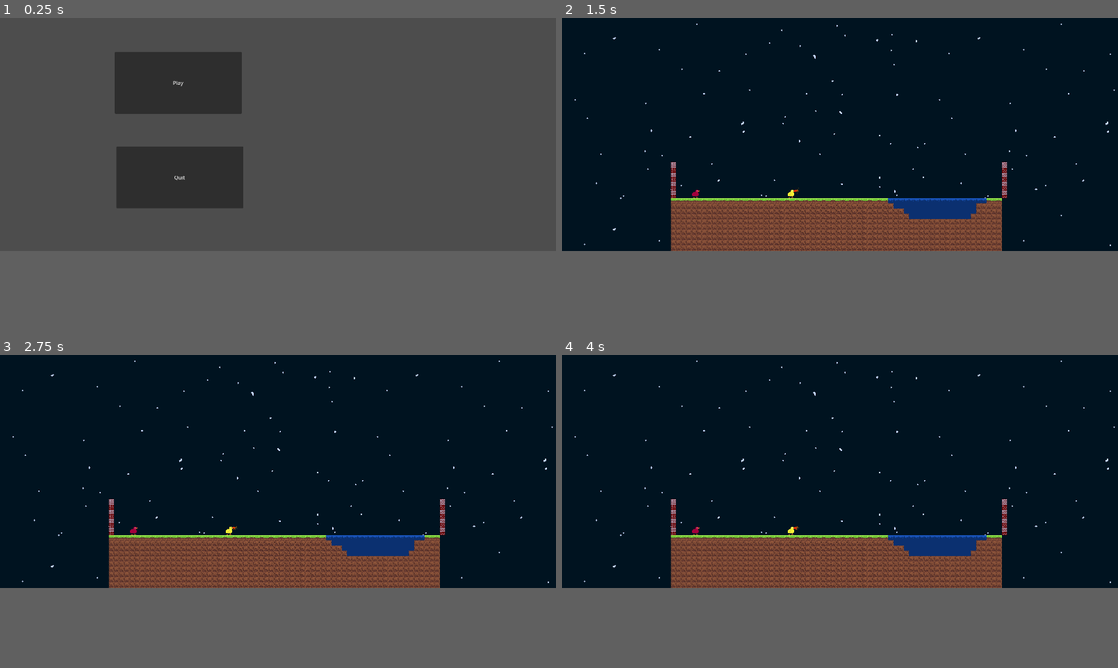
Above: before the commit, frames 1-4 (two rows, left to right).
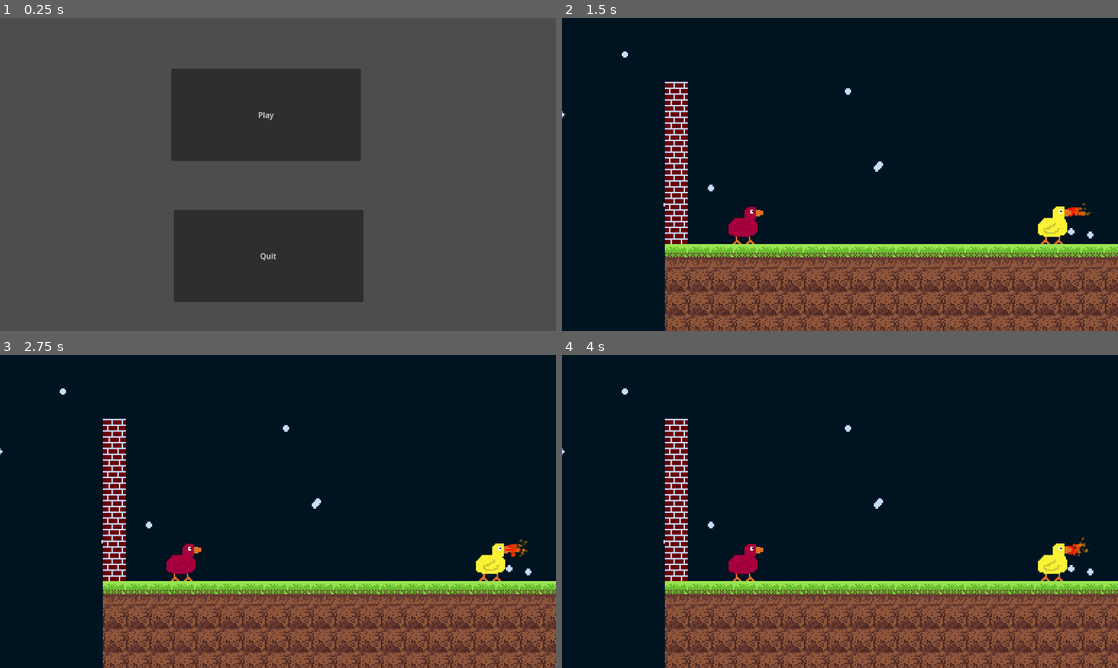
Above: after the commit, the same moments.

Repository: davebroc/DuckGame
Game: Godot game, scene res://Menu.tscn
The game is run twice, just before and just after one commit, with the same random seed, the same clock (stepped at 60 frames per second) and the same inputs.
Inputs:
- Up to frame 1 (0.25 s): no input
- Up to frame 2 (1.5 s): click "Play" at 0.5 s
- Up to frame 3 (2.75 s): no input
- Up to frame 4 (4 s): no input
The window is 800x335 before the commit and 800x450 after it. Grey fills any space a smaller window leaves; there, only what the larger window draws over its background counts as a difference.

The runs differ from the first frame. In frame 1, 24% of the frame differs, in the area x 20-66%, y 10-91%; in frame 2, 29%; in frame 3, 29%, in the area x 0-100%, y 1-100%; in frame 4, 29%.

Commit message:
camera following two players

Diff:
--- /dev/null
+++ b/Camera.gd
@@ -0,0 +1,22 @@
+extends Camera2D
+
+@onready var player1 =  get_node("../Player")
+@onready var player2 =  get_node("../Player2")
+
+func _ready():
+	pass
+
+const default_zoom = 3
+
+func _process(delta):
+	var player1Position = player1.get("position")
+	var player2Position = player2.get("position")
+
+	var offset = (player1Position + player2Position) / 2
+	set("position", offset)
+
+	var zoom_factor1 = 12 * abs(player1Position.x-player2Position.x)/(1152 -100)
+	var zoom_factor2 = 12 * abs(player1Position.y-player2Position.y)/(648-100)
+	var zoom_factor = max(max(zoom_factor1, zoom_factor2), default_zoom)
+
+	self.zoom = Vector2(pow(default_zoom, 2) /zoom_factor, pow(default_zoom, 2) /zoom_factor)
--- /dev/null
+++ b/Camera.tscn
@@ -0,0 +1,5 @@
+[gd_scene format=3 uid="uid://cqhworqfpidxd"]
+
+[node name="Node2D" type="Node2D"]
+
+[node name="Camera2D" type="Camera2D" parent="."]
--- a/World.tscn
+++ b/World.tscn
@@ -1,16 +1,14 @@
-[gd_scene load_steps=5 format=3 uid="uid://d3jr2gj01lkjg"]
+[gd_scene load_steps=6 format=3 uid="uid://d3jr2gj01lkjg"]
 
 [ext_resource type="PackedScene" uid="uid://xbn0uglicg2h" path="res://Player/Player.tscn" id="1_fdrln"]
 [ext_resource type="PackedScene" uid="uid://bfgn7ju7t67ge" path="res://map_blank.tscn" id="3_kyqgi"]
 [ext_resource type="Texture2D" uid="uid://i67qdvo15dxc" path="res://night_sky.png" id="3_l7nqc"]
 [ext_resource type="PackedScene" uid="uid://cvedtvu02lwwj" path="res://Player/Player2.tscn" id="4_yx33w"]
+[ext_resource type="Script" path="res://Camera.gd" id="5_n5ray"]
 
 [node name="World" type="Node2D"]
 position = Vector2(0, -2)
 scale = Vector2(1, 1.00192)
-
-[node name="Player" parent="." instance=ExtResource("1_fdrln")]
-position = Vector2(89, 158)
 
 [node name="NightSky" type="Sprite2D" parent="."]
 z_index = -10
@@ -21,9 +19,18 @@
 [node name="TileMap" parent="." instance=ExtResource("3_kyqgi")]
 position = Vector2(-82, 265)
 
+[node name="Camera2D2" type="Camera2D" parent="."]
+position = Vector2(-18, 203.609)
+scale = Vector2(1.00018, 1)
+zoom = Vector2(3, 3)
+position_smoothing_enabled = true
+position_smoothing_speed = 40.0
+script = ExtResource("5_n5ray")
+
 [node name="Player2" parent="." instance=ExtResource("4_yx33w")]
-position = Vector2(-206.82, 150.811)
+position = Vector2(-227.789, 167.678)
+scale = Vector2(0.998993, 1)
 
-[node name="Camera2D" type="Camera2D" parent="."]
-position = Vector2(281, 20.9598)
-scale = Vector2(-2.933, 1)
+[node name="Player" parent="." instance=ExtResource("1_fdrln")]
+position = Vector2(-14.004, 166.68)
+scale = Vector2(0.998993, 1)
--- a/project.godot
+++ b/project.godot
@@ -17,8 +17,6 @@
 
 [display]
 
-window/size/viewport_width=1720
-window/size/viewport_height=720
 window/stretch/mode="viewport"
 
 [input]
